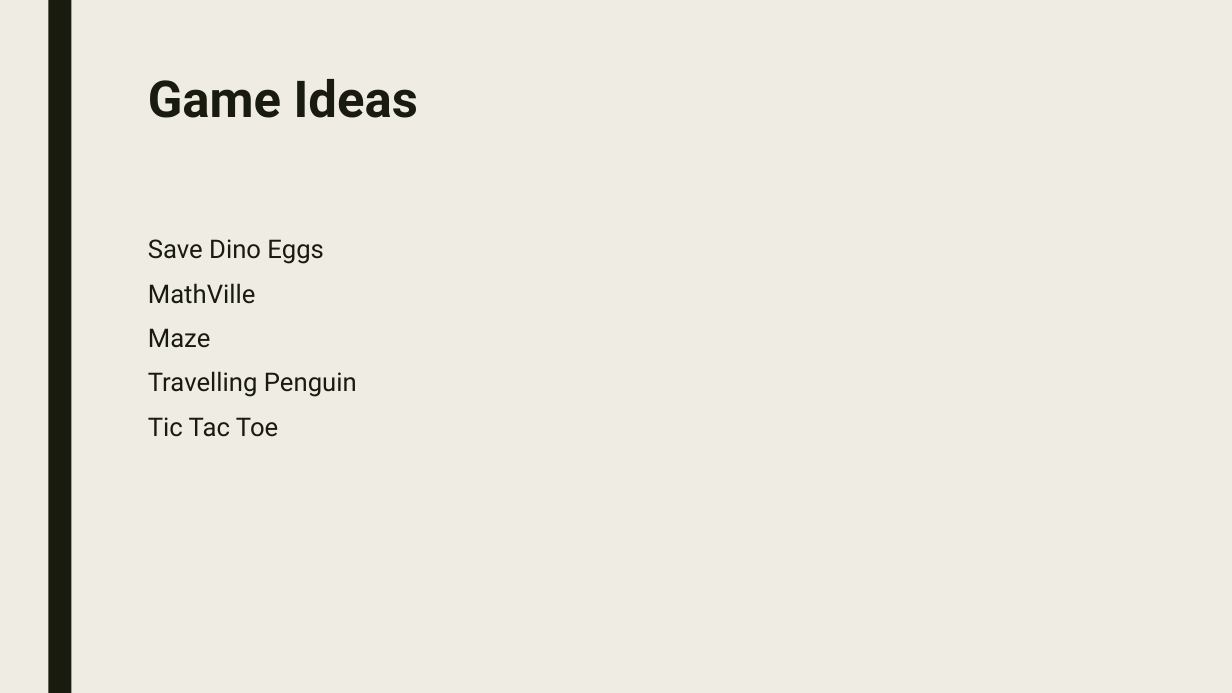
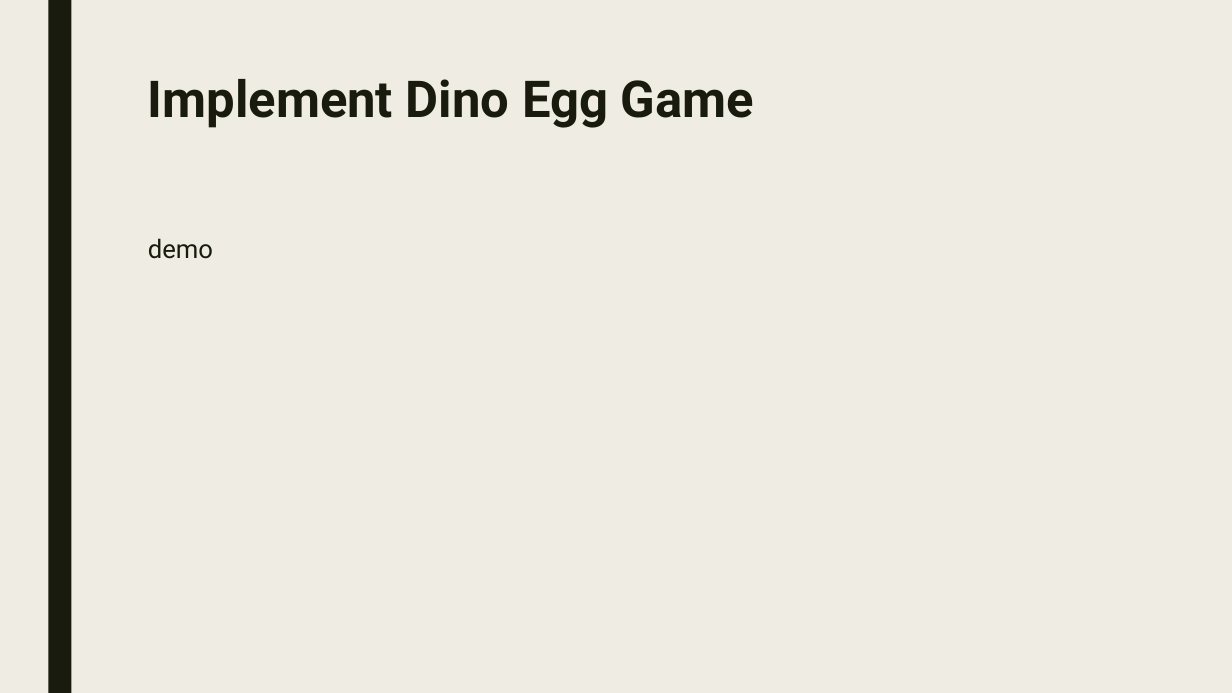
Before and after one commit to eweitnauer/gm-play-iub-2017, a slide deck: slide 7 of demo_1/docs/GM_One.pptx (slide 6 before the commit). Drawn at 1232x693 pixels with LibreOffice and Linux fonts; fonts in the diff are those of the drawing. Boxes give left, top, right and bottom in pixels: in the first picture for what was removed or moved away, otherwise in the second. Text is boxed around its words. In the diff, an @@ line names an element or a change of style, - is before the commit and + after.

Commit message:
added sound, game over pop up, disappear eggs, freeze rock on pause, speed rock

```diff
--- a/demo_1/docs/GM_One.pptx
+++ b/demo_1/docs/GM_One.pptx
@@ title at box(148, 79, 754, 128): text changed @@
-Game Ideas
+Implement Dino Egg Game
@@ text at box(148, 238, 213, 259): text changed @@
-Save Dino Eggs
-MathVille
-Maze
-Travelling Penguin
-Tic Tac Toe
+demo
```
Also in this commit, not shown: 2 other slides changed, 4 slides added, 9 slides removed, 3 other files.
